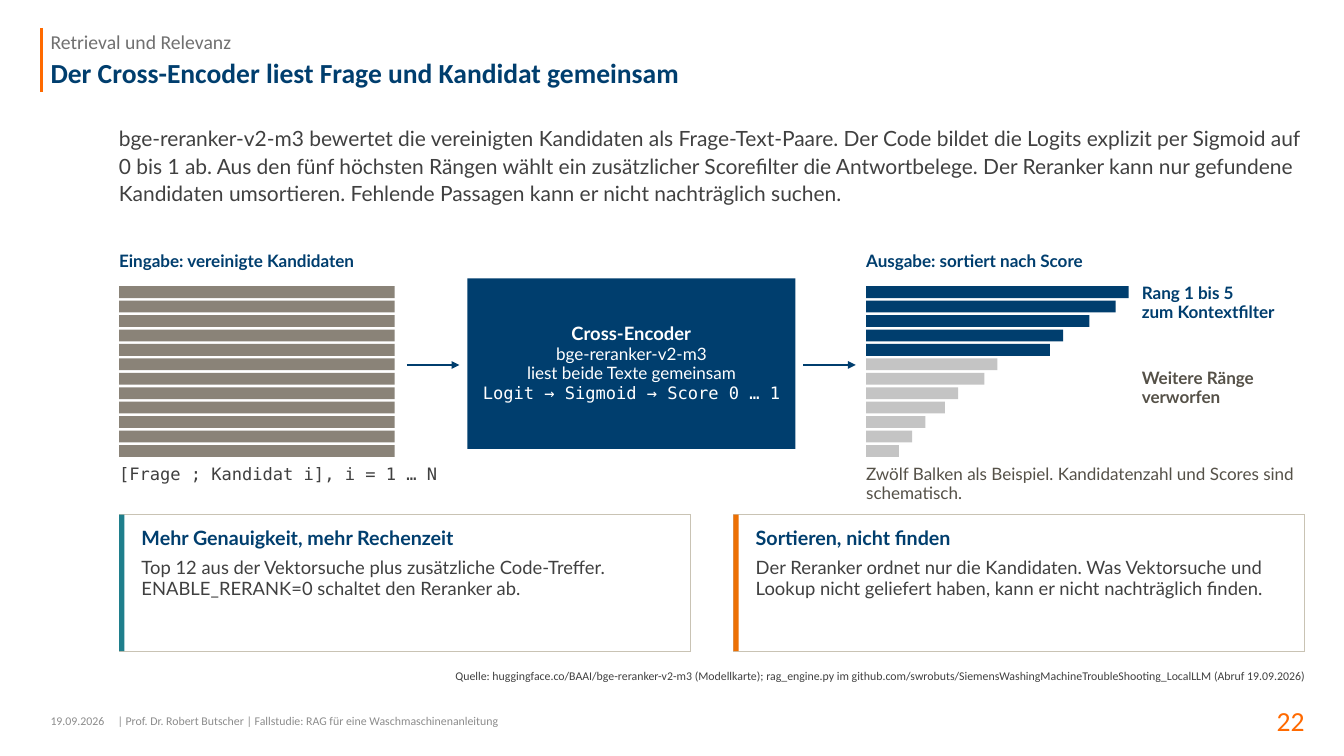
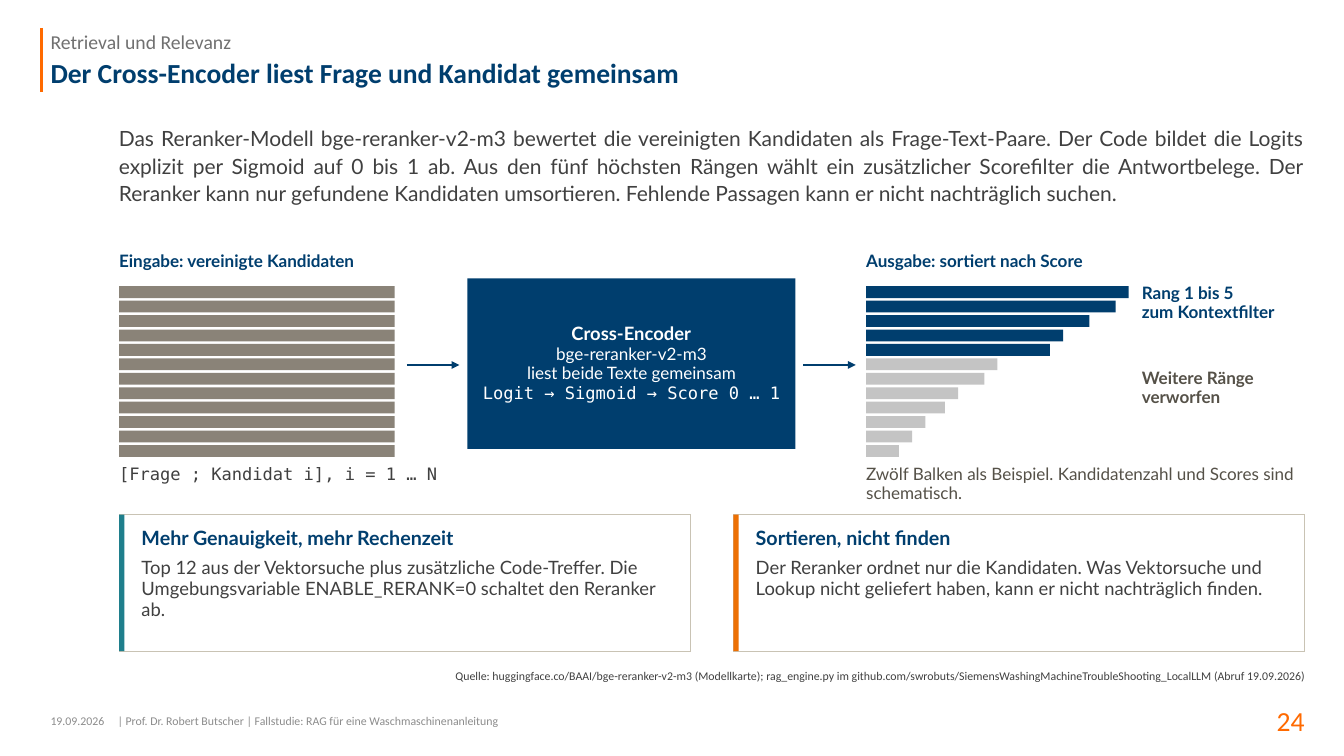
Before and after one commit to swrobuts/SiemensWashingMachineTroubleShooting_LocalLLM, a slide deck: slide 24 of docs/slides/RAG_Waschmaschine_Dokumentation.pptx (slide 22 before the commit). Drawn at 1344x756 pixels with LibreOffice and Linux fonts; fonts in the diff are those of the drawing; background and template pictures are left out. Boxes give left, top, right and bottom in pixels: in the first picture for what was removed or moved away, otherwise in the second. Text is boxed around its words. In the diff, an @@ line names an element or a change of style, - is before the commit and + after.

```diff
--- a/docs/slides/RAG_Waschmaschine_Dokumentation.pptx
+++ b/docs/slides/RAG_Waschmaschine_Dokumentation.pptx
@@ text at box(119, 130, 1303, 205): text changed @@
-bge-reranker-v2-m3 bewertet die vereinigten Kandidaten als Frage-Text-Paare. Der Code bildet die Logits explizit per Sigmoid auf 0 bis 1 ab. Aus den fünf höchsten Rängen wählt ein zusätzlicher Scorefilter die Antwortbelege. Der Reranker kann nur gefundene Kandidaten umsortieren. Fehlende Passagen kann er nicht nachträglich suchen.
+Das Reranker-Modell bge-reranker-v2-m3 bewertet die vereinigten Kandidaten als Frage-Text-Paare. Der Code bildet die Logits explizit per Sigmoid auf 0 bis 1 ab. Aus den fünf höchsten Rängen wählt ein zusätzlicher Scorefilter die Antwortbelege. Der Reranker kann nur gefundene Kandidaten umsortieren. Fehlende Passagen kann er nicht nachträglich suchen.
@@ text at box(141, 560, 656, 616): text changed @@
-Top 12 aus der Vektorsuche plus zusätzliche Code-Treffer. ENABLE_RERANK=0 schaltet den Reranker ab.
+Top 12 aus der Vektorsuche plus zusätzliche Code-Treffer. Die Umgebungsvariable ENABLE_RERANK=0 schaltet den Reranker ab.
@@ page number at box(1277, 713, 1305, 731): text changed @@
-22
+24
```
Also in this commit, not shown: 57 other slides changed, 2 slides added.
